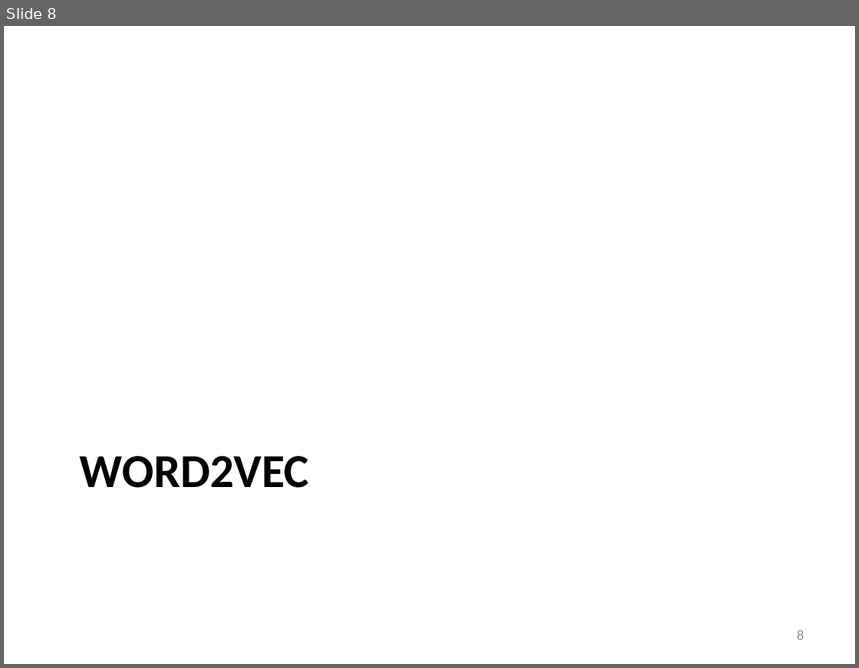
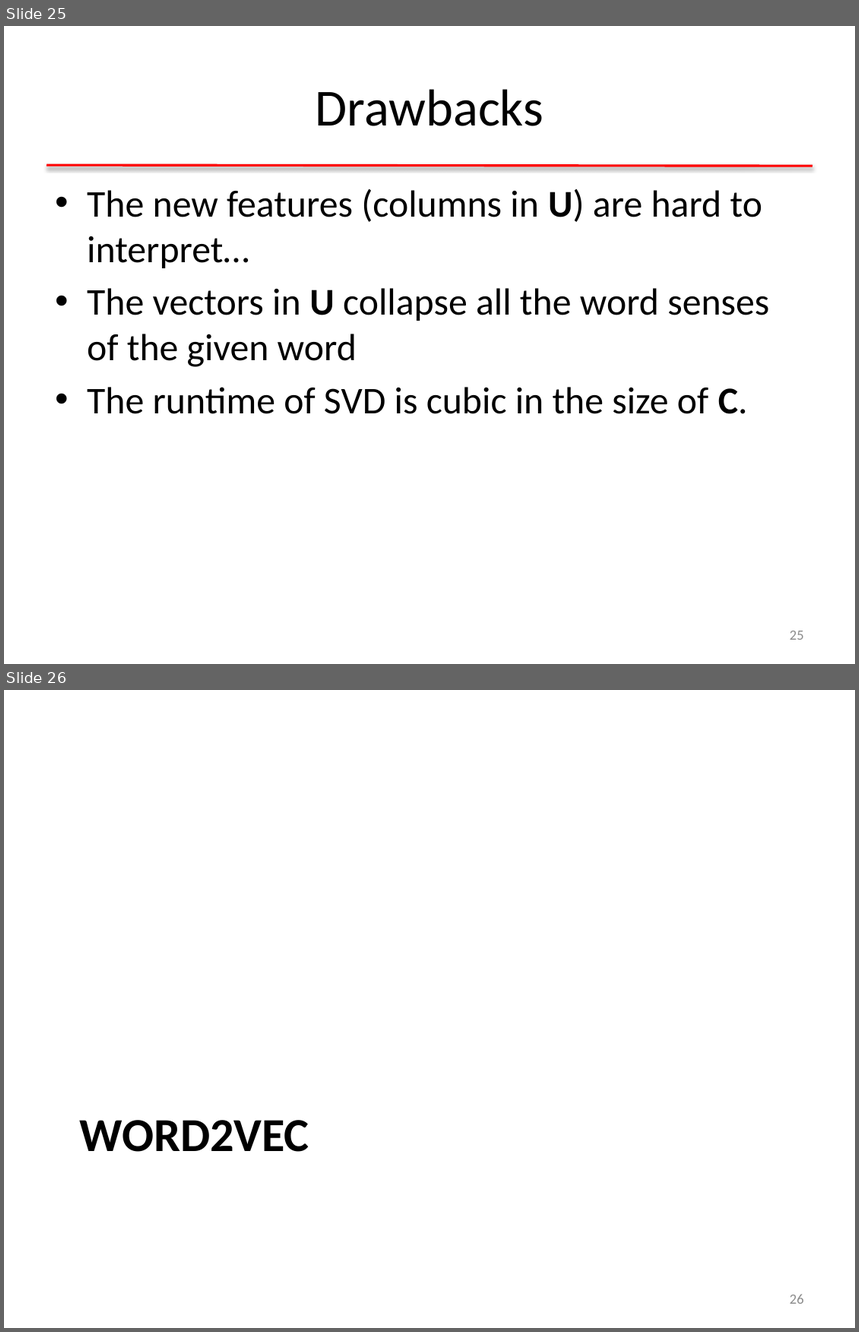
Before and after one commit to clulab/gentlenlp, a slide deck: docs/slides/nnintro-ch8-dist.pptx. Shown one above the other, each under a label of ours: slide 8 before the commit, slides 25 and 26 after it. The pictures are 859x668 and 859x1332 pixels, drawn with LibreOffice and Linux fonts; fonts in the diff are those of the drawing. Boxes give left, top, right and bottom in pixels: in the first picture for what was removed or moved away, otherwise in the second. Text is boxed around its words. In the diff, an @@ line names an element or a change of style, - is before the commit and + after.

```diff
--- a/docs/slides/nnintro-ch8-dist.pptx
+++ b/docs/slides/nnintro-ch8-dist.pptx
@@ slide 25 added at [4,26,855,664], background #FFFFFF @@
@@ title added at [315,89,544,126], 44 pt, text #000000 @@
+Drawbacks
@@ line added from (47, 165) to (813, 166), #FF0000 2 pt @@
@@ text added at [87,189,769,414], 32 pt, text #000000 @@
+• The new features (columns in U) are hard to interpret…
+• The vectors in U collapse all the word senses of the given word
+• The runtime of SVD is cubic in the size of C.
@@ page number added at [790,631,804,640], 12 pt, text #8C8C8C @@
+25
@@ what was slide 8 is now slide 26 @@
@@ page number at [790,1294,804,1304]: text changed @@
-8
+26
```
Also in this commit, not shown: 4 slides changed, 17 other slides added, 1 slide removed, 2 other files.
